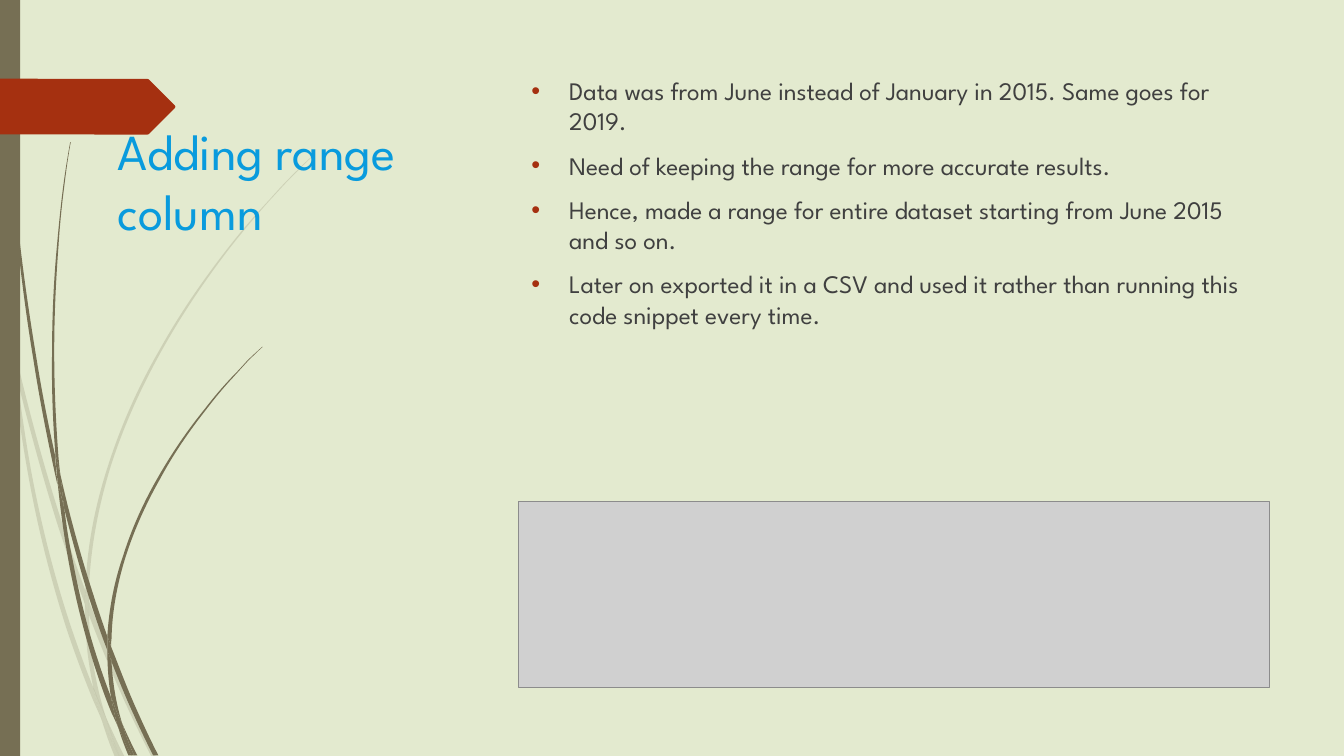
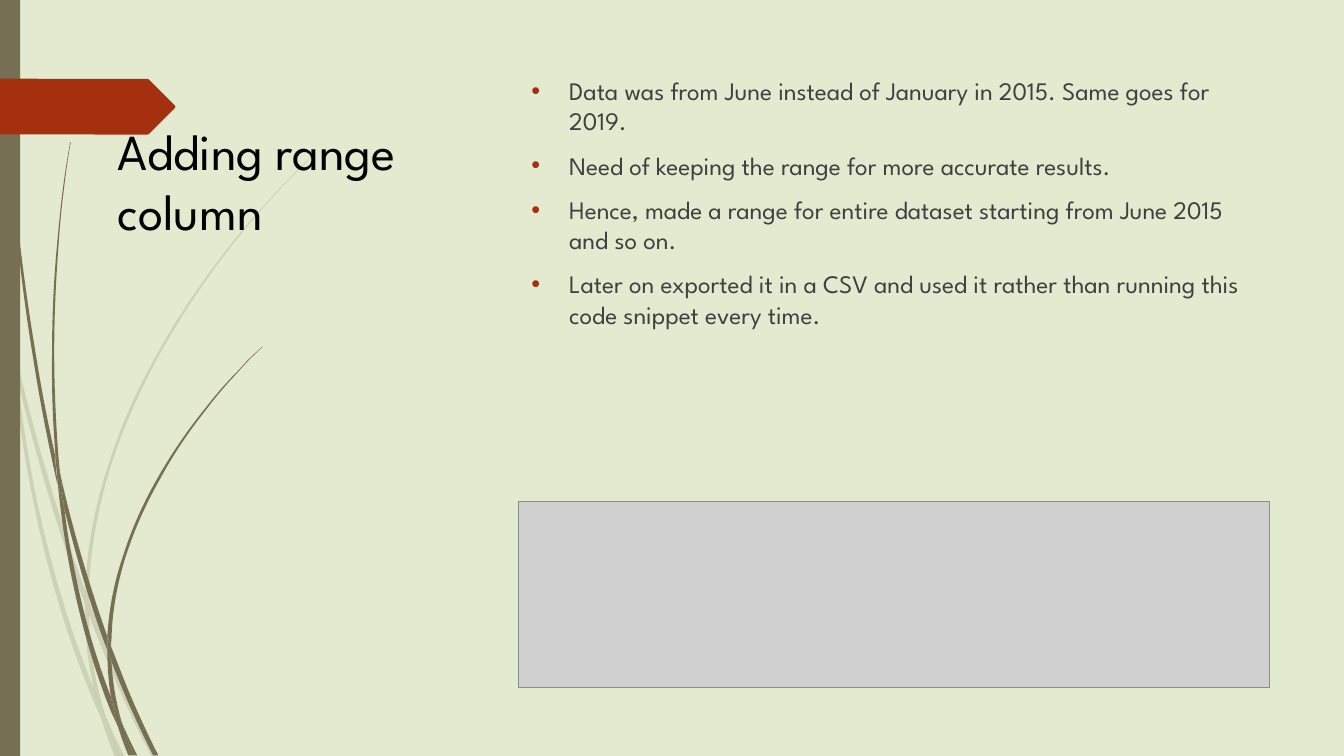
Before and after one commit to mitresh95/ImpactOfCrimeOnHousing, a slide deck: slide 11 of Presentation.pptx (slide 10 before the commit). Drawn at 1344x756 pixels with LibreOffice and Linux fonts; fonts in the diff are those of the drawing; grey boxes stand for pictures. Boxes give left, top, right and bottom in pixels: in the first picture for what was removed or moved away, otherwise in the second. Text is boxed around its words. In the diff, an @@ line names an element or a change of style, - is before the commit and + after.

```diff
--- a/Presentation.pptx
+++ b/Presentation.pptx
@@ title "Adding range column" at (117,119,396,231): text colour #099BDD to #000000 @@
```
Also in this commit, not shown: 5 other slides changed, 1 slide added.
